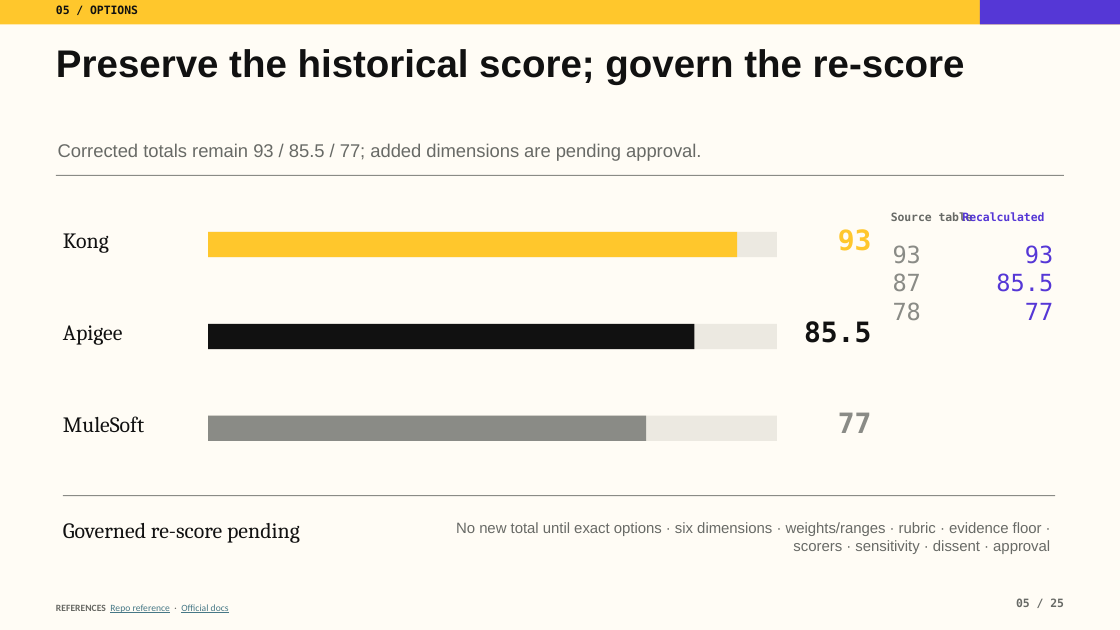
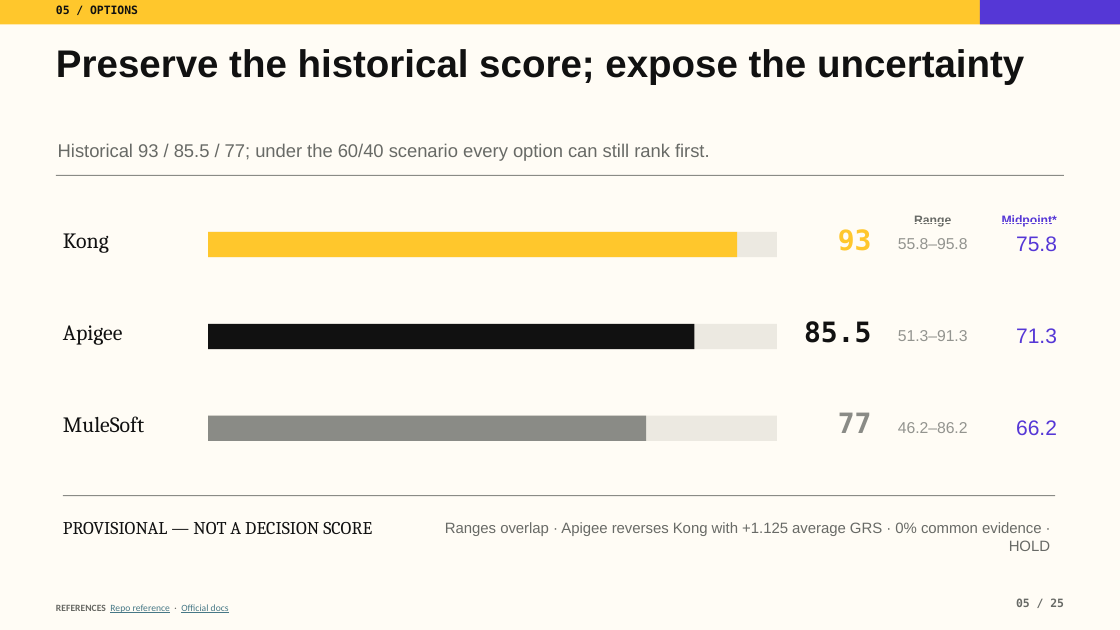
Before and after one commit to tomqwu/apim, a slide deck: slide 5 of presentations/kong-platform-journey-guided.pptx. Drawn at 1120x630 pixels with LibreOffice and Linux fonts; fonts in the diff are those of the drawing. Boxes give left, top, right and bottom in pixels: in the first picture for what was removed or moved away, otherwise in the second. Text is boxed around its words. In the diff, an @@ line names an element or a change of style, - is before the commit and + after.

Commit message:
Complete Kong evaluation follow-up actions (#19)
* Complete Kong evaluation follow-up package

* Fix Apigee roadmap tablet overlap

* Close presentation viewport edge cases

```diff
--- a/presentations/kong-platform-journey-guided.pptx
+++ b/presentations/kong-platform-journey-guided.pptx
@@ text at [56,49,1024,85]: text changed @@
-Preserve the historical score; govern the re-score
+Preserve the historical score; expose the uncertainty
@@ text at [58,143,710,161]: text changed @@
-Corrected totals remain 93 / 85.5 / 77; added dimensions are pending approval.
+Historical 93 / 85.5 / 77; under the 60/40 scenario every option can still rank first.
@@ text "Range" at [914,215,951,227]: vertical alignment top to middle @@
@@ rectangle added at [875,223,991,265], outline #FFFCF5 0 pt, 13.5 pt, text #93948F @@
+55.8–95.8
@@ text at [914,215,951,227]: text changed; size 9.8 to 10.5 pt; font DejaVu Sans Mono to Arial @@
-Source table
+Range
@@ text "Midpoint*" at [1002,215,1057,227]: vertical alignment top to middle @@
@@ rectangle added at [994,223,1057,265], outline #FFFCF5 0 pt, 18 pt, text #5537D6 @@
+75.8
@@ text at [1002,215,1057,227]: text changed; size 9.8 to 10.5 pt; font DejaVu Sans Mono to Arial @@
-Recalculated
+Midpoint*
@@ text removed at [893,245,921,320] @@
-93
-87
-78
@@ text removed at [996,245,1053,320] @@
-93
-85.5
-77
@@ rectangle added at [875,314,991,356], outline #FFFCF5 0 pt, 13.5 pt, text #93948F @@
+51.3–91.3
@@ rectangle added at [994,314,1057,356], outline #FFFCF5 0 pt, 18 pt, text #5537D6 @@
+71.3
@@ rectangle added at [875,406,991,448], outline #FFFCF5 0 pt, 13.5 pt, text #93948F @@
+46.2–86.2
@@ rectangle added at [994,406,1057,448], outline #FFFCF5 0 pt, 18 pt, text #5537D6 @@
+66.2
@@ text at [63,522,372,534]: text changed; size 18.8 to 15.4 pt @@
-Governed re-score pending
+PROVISIONAL — NOT A DECISION SCORE
@@ text at [445,522,1050,551]: text changed @@
-No new total until exact options · six dimensions · weights/ranges · rubric · evidence floor · scorers · sensitivity · dissent · approval
+Ranges overlap · Apigee reverses Kong with +1.125 average GRS · 0% common evidence · HOLD
```
Also in this commit, not shown: 3 other slides changed, 12 other files.
